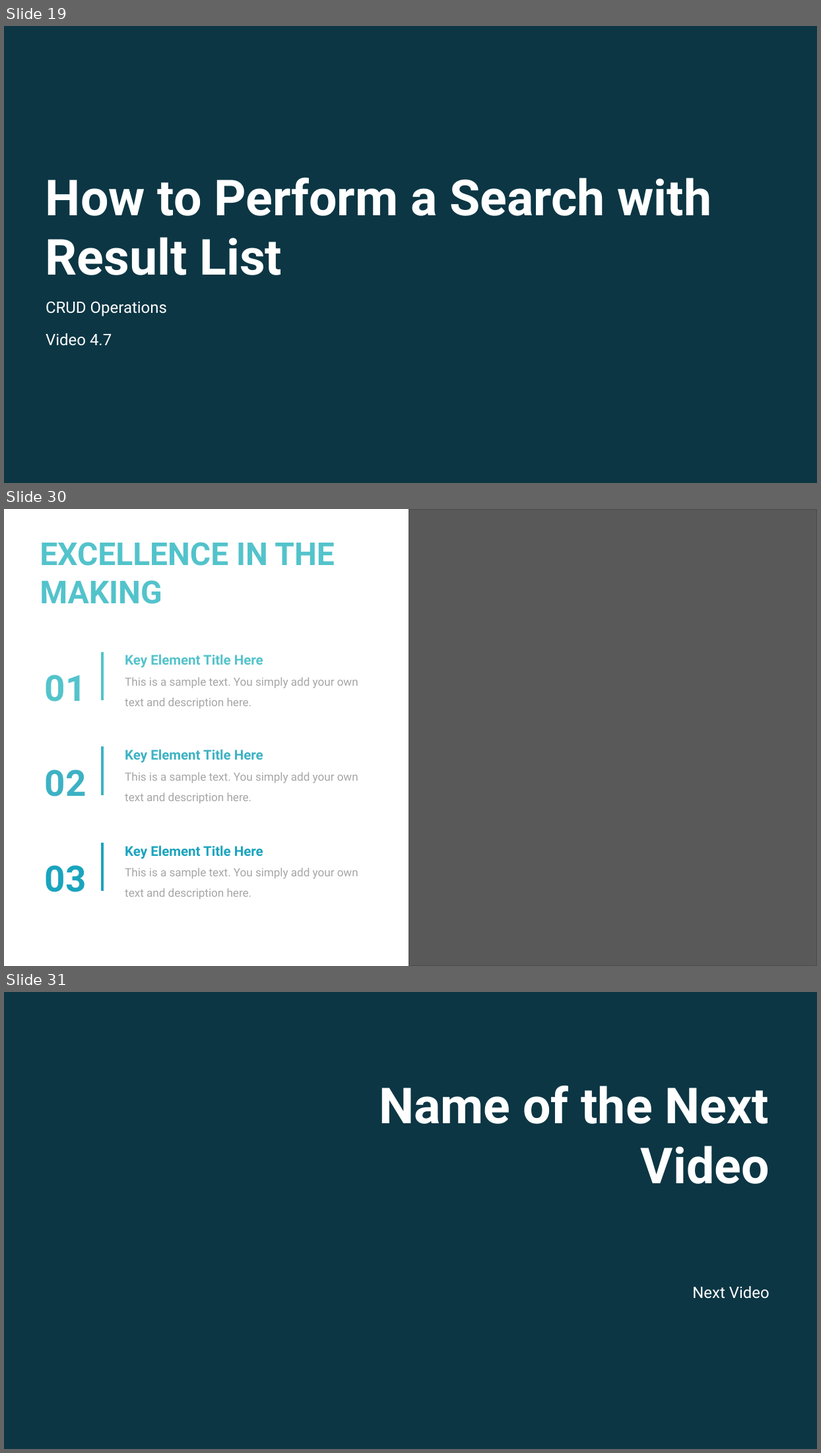
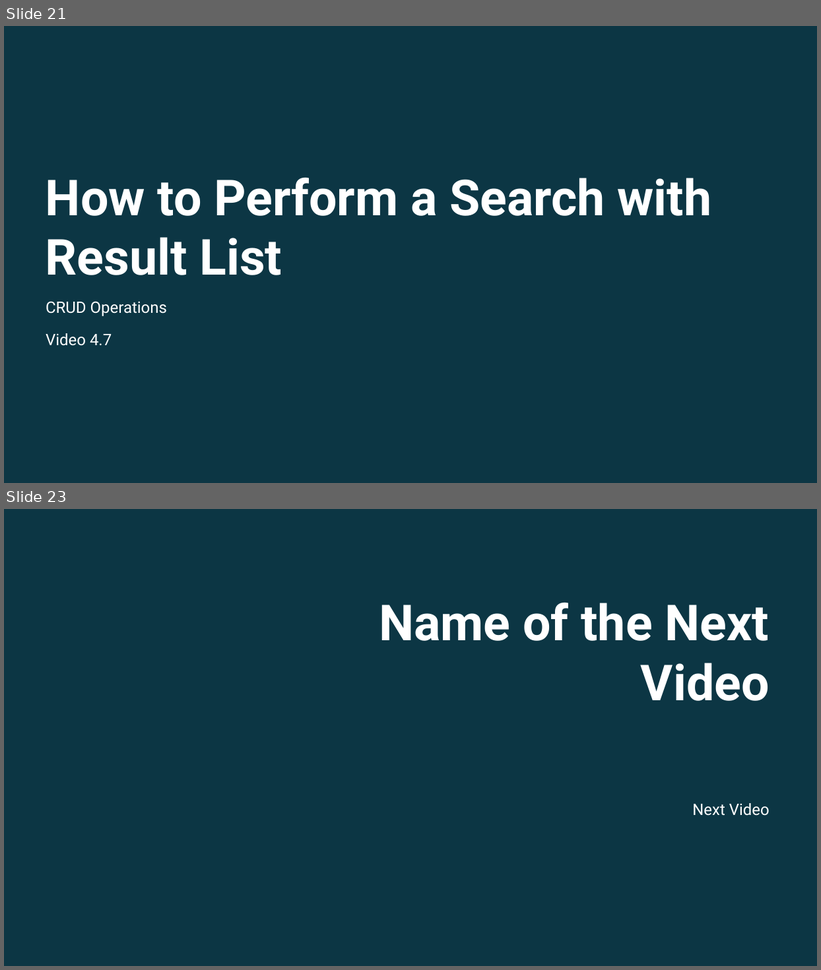
Before and after one commit to twalkerb/Entity-foundation-.NET-6, a slide deck: Sections/Section 4/Entity Fundamentals Using .NET 6_Section 4.pptx. Shown one above the other, each under a label of ours: slides 19, 30 and 31 before the commit, slides 21 and 23 after it; the slides between them are not shown. The pictures are 821x1453 and 821x970 pixels, drawn with LibreOffice and Linux fonts; fonts in the diff are those of the drawing; grey boxes stand for pictures; background and template pictures are left out; a plain dark background stands for a picture behind light text. Boxes give left, top, right and bottom in pixels: in the first picture for what was removed or moved away, otherwise in the second. Text is boxed around its words. In the diff, an @@ line names an element or a change of style, - is before the commit and + after.

```diff
--- a/Sections/Section 4/Entity Fundamentals Using .NET 6_Section 4.pptx
+++ b/Sections/Section 4/Entity Fundamentals Using .NET 6_Section 4.pptx
@@ slide 30 removed at (4,509,817,966), background #FFFFFF @@
@@ picture removed at (409,509,817,966) @@
@@ rectangle removed at (409,509,817,966) @@
@@ text removed at (40,542,334,604) @@
-EXCELLENCE IN THE
-MAKING
@@ line removed from (102, 652) to (102, 701) @@
@@ text removed at (125,654,358,709) @@
-Key Element Title Here
-This is a sample text. You simply add your own text and description here.
@@ text removed at (45,675,86,702) @@
-01
@@ line removed from (102, 747) to (102, 795) @@
@@ text removed at (125,749,358,804) @@
-Key Element Title Here
-This is a sample text. You simply add your own text and description here.
@@ text removed at (45,770,86,797) @@
-02
@@ line removed from (102, 842) to (102, 891) @@
@@ text removed at (125,846,358,900) @@
-Key Element Title Here
-This is a sample text. You simply add your own text and description here.
@@ text removed at (45,865,86,892) @@
-03
@@ what was slide 19 is now slide 21 @@
@@ what was slide 31 is now slide 23 @@
```
Also in this commit, not shown: 1 slide changed, 3 slides added, 10 other slides removed, 17 other files.
